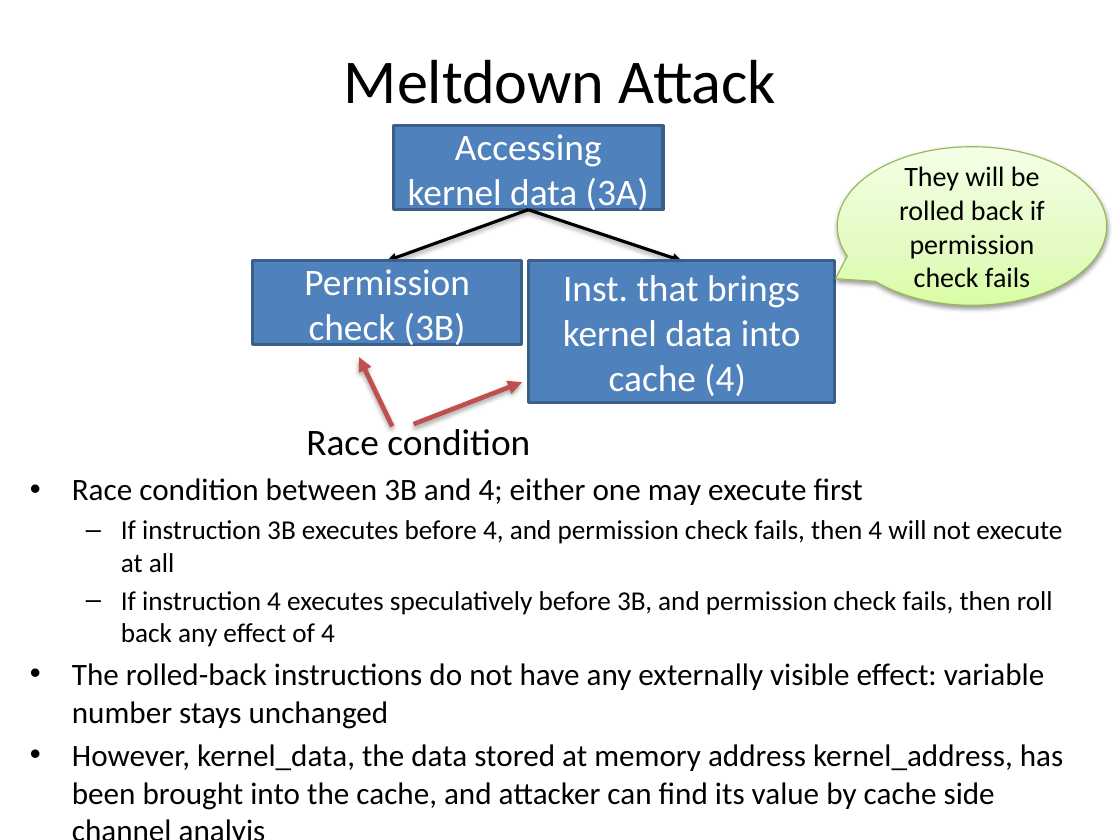
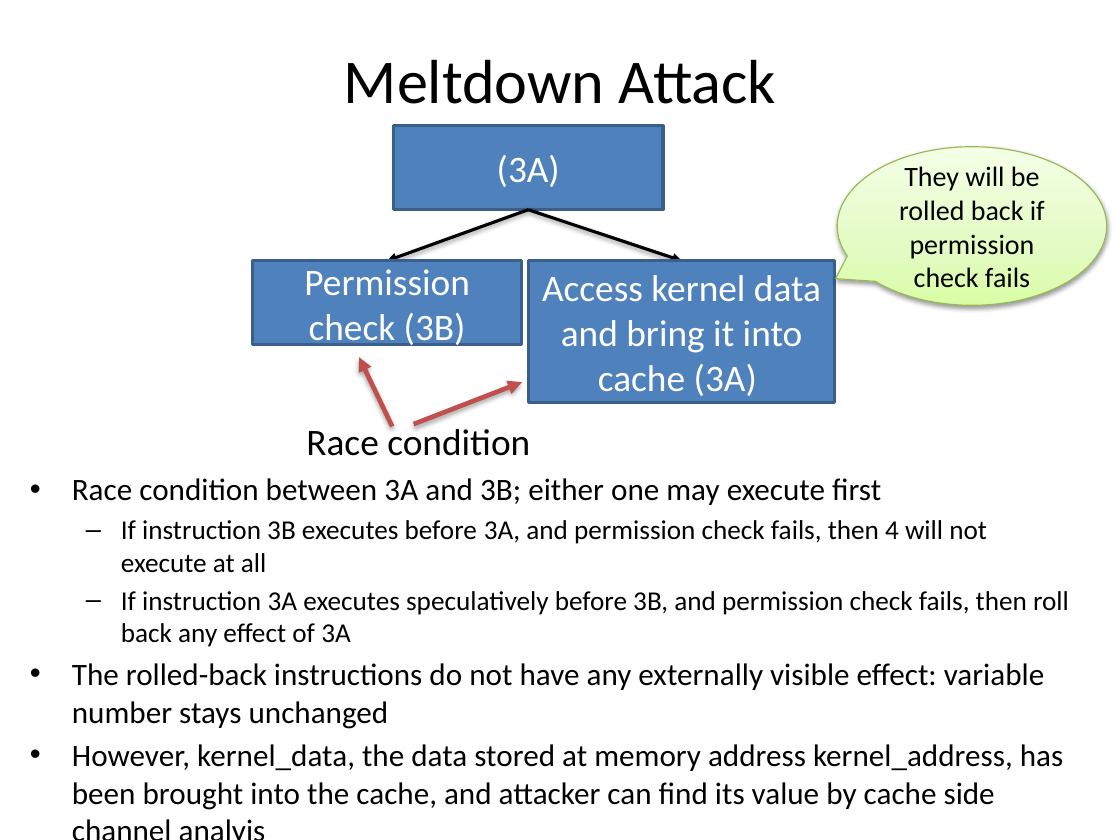
Before and after one commit to gulaoshi/gu.github.io, a slide deck: slide 23 of InfoSec/PPTs/Labs/Lab5-6-Meltdown&Spectre.pptx. Drawn at 1120x840 pixels with LibreOffice and Linux fonts; fonts in the diff are those of the drawing. Boxes give left, top, right and bottom in pixels: in the first picture for what was removed or moved away, otherwise in the second. Text is boxed around its words. In the diff, an @@ line names an element or a change of style, - is before the commit and + after.

```diff
--- a/InfoSec/PPTs/Labs/Lab5-6-Meltdown&Spectre.pptx
+++ b/InfoSec/PPTs/Labs/Lab5-6-Meltdown&Spectre.pptx
@@ text in rectangle at [497, 155, 560, 187]: text changed @@
-Accessing kernel data (3A)
+(3A)
@@ text in rectangle at [542, 275, 821, 396]: text changed @@
-Inst. that brings kernel data into cache (4)
+Access kernel data and bring it into cache (3A)
@@ text at [72, 478, 1069, 647]: text changed @@
-• Race condition between 3B and 4; either one may execute first
-  – If instruction 3B executes before 4, and permission check fails, then 4 will not execute at all
-  – If instruction 4 executes speculatively before 3B, and permission check fails, then roll back any effect of 4
+• Race condition between 3A and 3B; either one may execute first
+  – If instruction 3B executes before 3A, and permission check fails, then 4 will not execute at all
+  – If instruction 3A executes speculatively before 3B, and permission check fails, then roll back any effect of 3A
```
Also in this commit, not shown: 1 other slide changed, 1 other file.
